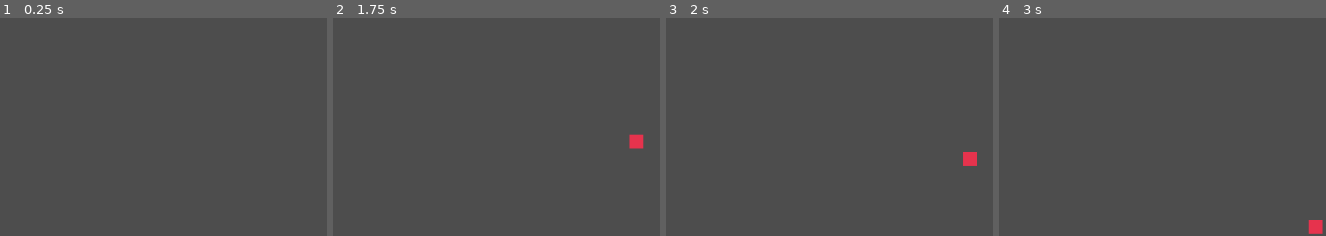
Above: before the commit, frames 1-4 (left to right).
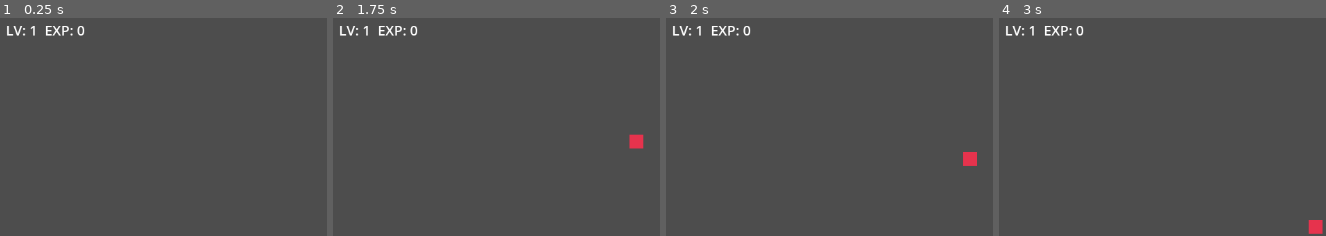
Above: after the commit, the same moments.

Repository: fine345/project-survivor
Game: Godot game, scene res://scenes/game/main.tscn
Same seed, same stepped clock (60 frames per second), same inputs: the game is played once before the commit and once after it.
Inputs:
- Up to frame 1 (0.25 s): no input
- Up to frame 2 (1.75 s): tap Enter at 0.5 s; hold Right (ui_right) 0.53-1.28 s; hold R 0.53-1.28 s; tap Space at 1.25 s; hold Down (ui_down) from 1.28 s (still down); tap R at 1.35 s
- Up to frame 3 (2 s): keep holding Down (ui_down)
- Up to frame 4 (3 s): tap Enter at 2 s; release Down (ui_down) at 2.03 s; hold Right (ui_right) 2.03-2.78 s; hold R 2.03-2.78 s; tap Space at 2.75 s; hold Up (ui_up) from 2.78 s (still down); tap R at 2.85 s
The pictures show only the part of the screen within x 0-50%, y 14-64%; the shares and areas given below are measured in that part.

The runs differ from the first frame. In frame 1, 0.4% of the frame differs, in the area x 2-26%, y 3-9%; in frame 2, 0.4%; in frame 3, 0.4%; in frame 4, 0.4%.

Commit message:
level up

Diff:
--- a/scripts/game/experience.gd
+++ b/scripts/game/experience.gd
@@ -1,12 +1,28 @@
 extends Area2D
 
 @export var pickup_value := 5
+@export var attract_range := 140.0
+@export var attract_speed := 260.0
+
+var attracted_target: Node2D = null
 
 func _ready() -> void:
 	monitoring = true
 	monitorable = true
 	body_entered.connect(_on_body_entered)
 
+func set_attracted_target(target: Node2D) -> void:
+	attracted_target = target
+
+func _physics_process(delta: float) -> void:
+	if attracted_target == null or not is_instance_valid(attracted_target):
+		return
+	var distance := global_position.distance_to(attracted_target.global_position)
+	if distance > attract_range:
+		return
+	var direction := global_position.direction_to(attracted_target.global_position)
+	global_position += direction * attract_speed * delta
+
 func _on_body_entered(body: Node) -> void:
 	if body == null or not body.has_method("collect_experience"):
 		return
--- a/scripts/game/main.gd
+++ b/scripts/game/main.gd
@@ -73,6 +73,8 @@
 	var experience := EXPERIENCE_SCENE.instantiate()
 	experience.global_position = position
 	experience.pickup_value = value
+	if experience.has_method("set_attracted_target") and player != null:
+		experience.set_attracted_target(player)
 	add_child(experience)
 	spawned_experiences.append(experience)
 	experience.tree_exited.connect(_on_experience_tree_exited.bind(experience))
@@ -91,7 +93,7 @@
 
 func _update_hud() -> void:
 	if hud_info != null and player != null:
-		hud_info.text = "HP: %d / %d\nEnemies: %d\nExp Orbs: %d" % [player.health, player.max_health, spawned_enemies.size(), spawned_experiences.size()]
+		hud_info.text = "HP: %d / %d\nEnemies: %d\nExp Orbs: %d\nLV: %d  EXP: %d" % [player.health, player.max_health, spawned_enemies.size(), spawned_experiences.size(), player.level, player.experience]
 	if hud_game_over != null:
 		hud_game_over.visible = player != null and player.is_dead
 	if hud_restart_hint != null:
--- a/scripts/game/player.gd
+++ b/scripts/game/player.gd
@@ -14,6 +14,7 @@
 var active_target: Node2D = null
 var experience := 0
 var level := 1
+var is_leveling := false
 
 const BULLET_SCENE := preload("res://scenes/game/bullet.tscn")
 
@@ -27,8 +28,16 @@
 
 func collect_experience(value: int) -> void:
 	experience += value
+	_try_level_up()
 	if game != null and game.has_method("_update_hud"):
 		game._update_hud()
+
+func _try_level_up() -> void:
+	var required_experience := 25 * level
+	while experience >= required_experience:
+		experience -= required_experience
+		level += 1
+		required_experience = 25 * level
 
 func take_damage(amount: int) -> void:
 	if is_dead or invincible_time > 0.0:
@@ -73,7 +82,7 @@
 			modulate = Color(1.0, 1.0, 1.0, 1.0)
 	if attack_cooldown > 0.0:
 		attack_cooldown = maxf(attack_cooldown - delta, 0.0)
-	if attack_cooldown <= 0.0:
+	if attack_cooldown <= 0.0 and not is_leveling:
 		_try_auto_attack()
 
 func _physics_process(delta: float) -> void:
